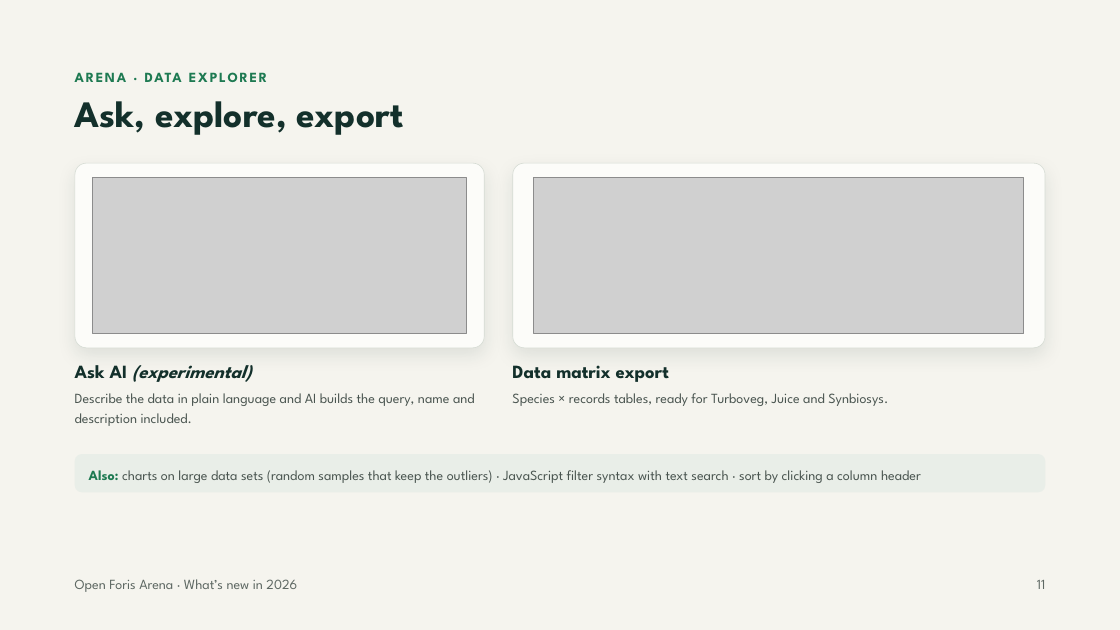
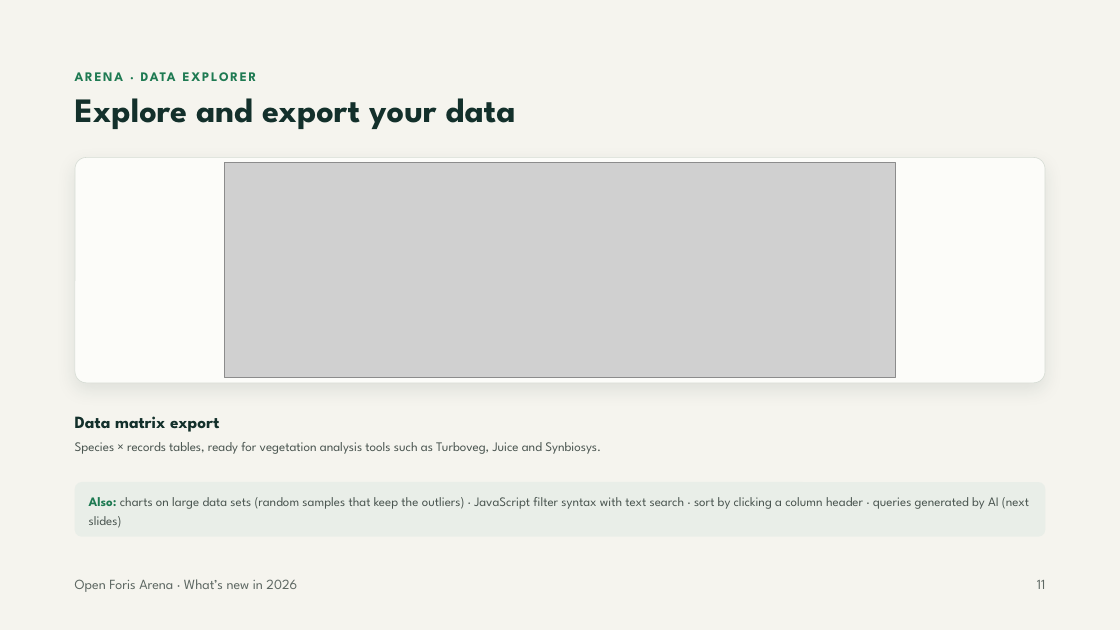
Before and after one commit to openforis/arena, a slide deck: slide 11 of doc/whats-new-2026/arena-whats-new-2026.pptx. Drawn at 1120x630 pixels with LibreOffice and Linux fonts; fonts in the diff are those of the drawing; grey boxes stand for pictures. Boxes give left, top, right and bottom in pixels: in the first picture for what was removed or moved away, otherwise in the second. Text is boxed around its words. In the diff, an @@ line names an element or a change of style, - is before the commit and + after.

Commit message:
Docs: AI features in the "What's new in 2026" presentation (#4635)
Two new slides on the AI assistant (expressions, label translation,
Data Explorer queries, help chatbot, AI settings), with the screenshots
taken on a local server.

```diff
--- a/doc/whats-new-2026/arena-whats-new-2026.pptx
+++ b/doc/whats-new-2026/arena-whats-new-2026.pptx
@@ text "ARENA · DATA EXPLORER" at box(75, 66, 1075, 86): size 12 to 11.2 pt; line spacing 16.8pt to 15.7pt @@
@@ title at box(75, 98, 516, 129): text changed; size 32 to 29.3 pt @@
-Ask, explore, export
+Explore and export your data
@@ rounded rectangle: place and size @@
-rounded rectangle at box(513, 163, 1045, 348)
+rounded rectangle at box(75, 157, 1045, 382)
@@ rounded rectangle at box(75, 157, 1045, 382): proportions changed @@
@@ rounded rectangle removed at box(75, 163, 484, 348) @@
@@ picture removed at box(93, 177, 466, 334) @@
@@ picture: place and size @@
-picture at box(534, 177, 1024, 334)
+picture at box(224, 163, 896, 378)
@@ text removed at box(75, 365, 251, 382) @@
-Ask AI (experimental)
@@ text "Data matrix export": place and size @@
-text "Data matrix export" at box(512, 365, 669, 382)
+text "Data matrix export" at box(75, 416, 219, 432)
@@ text "Data matrix export" at box(75, 416, 219, 432): size 16 to 14.8 pt; line spacing 19.2pt to 17.7pt @@
@@ text removed at box(75, 393, 475, 426) @@
-Describe the data in plain language and AI builds the query, name and description included.
@@ text at box(75, 442, 601, 454): text changed; size 12 to 11.2 pt @@
-Species × records tables, ready for Turboveg, Juice and Synbiosys.
+Species × records tables, ready for vegetation analysis tools such as Turboveg, Juice and Synbiosys.
@@ rounded rectangle added at box(75, 482, 1046, 537), fill #E9EEE8 @@
@@ text at box(89, 497, 1029, 528): text changed; size 12 to 11.1 pt @@
-Also: charts on large data sets (random samples that keep the outliers) · JavaScript filter syntax with text search · sort by clicking a column header
+Also: charts on large data sets (random samples that keep the outliers) · JavaScript filter syntax with text search · sort by clicking a column header · queries generated by AI (next slides)
@@ text "Also: charts on large data ...": place and size @@
-text "Also: charts on large data ..." at box(75, 455, 1046, 493)
+text "Also: charts on large data ..." at box(89, 497, 1029, 528)
@@ text "Also: charts on large data ..." at box(89, 497, 1029, 528): fill #E9EEE8 to none @@
```
Also in this commit, not shown: 2 other slides changed, 2 slides added, 8 other files.
